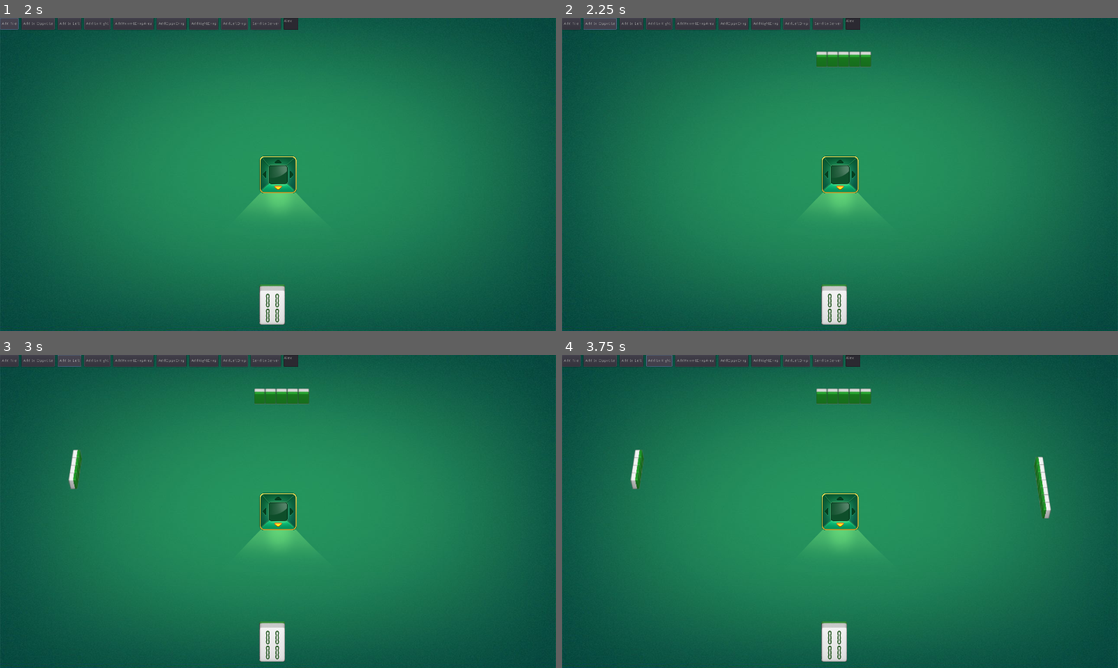
Above: before the commit, frames 1-4 (two rows, left to right).
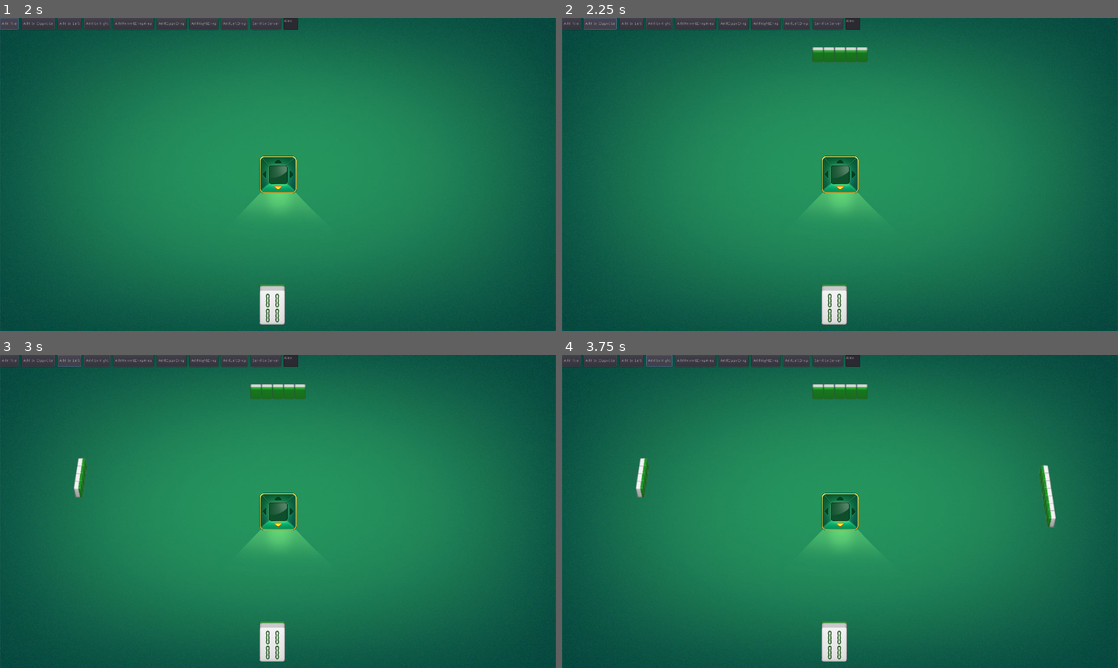
Above: after the commit, the same moments.

Repository: c-my/MahjongGame
Game: Godot game, scene res://Table.tscn
Same seed, same stepped clock (60 frames per second), same inputs: the game is played once before the commit and once after it. The project has no main scene, so this scene is started directly.
Inputs (mouse positions are in pixels of both pictures, inside the frame that each line leads up to):
- Up to frame 1 (2 s): click (289, 24) at 0.52 s; type "Alex" at 0.6 s; click "Add Tile" at 1.25 s
- Up to frame 2 (2.25 s): click "Add to Oppotite" at 2 s
- Up to frame 3 (3 s): click "Add to Left" at 2.75 s
- Up to frame 4 (3.75 s): click "Add to Right" at 3.5 s

Frame 1 is identical in both runs. In frame 2, 0.5% of the frame differs, in the area x 45-56%, y 9-16%; in frame 3, 0.9%; in frame 4, 1.4%, in the area x 12-89%, y 9-56%.

Commit message:
set centered to false

Diff:
--- a/Constants.gd
+++ b/Constants.gd
@@ -34,6 +34,8 @@
 	const BOTTOM_HAND_MARGIN_X = 10
 	const BOTTOM_HAND_MARGIN_Y = 20
 
+	const OPPO_HAND_MARGIN_Y = 100
+
 class Timer_Table:
 	enum DIRECTION {NONE, BOTTOM, RIGHT, OPPOSITE, LEFT}
 
--- a/LeftHand.gd
+++ b/LeftHand.gd
@@ -30,19 +30,17 @@
 	print_debug("hand loc:", self.position)
 	for i in range(tiles.size()):
 		tiles[i].position = Vector2(-i*Constants.Tile.SIDE_HAND_DIFF, i*Constants.Tile.SIDE_HAND_WIDTH)
-		pass
-	pass
 
 func get_tile_instance():
 	var tile = Sprite.new()
 	tile.texture = texture
+	tile.centered = false
 	return tile
 
 # Called when the node enters the scene tree for the first time.
 func _ready():
 	texture = ImageTexture.new()
 	texture.load("res://Asset/Tile/LeftHand.png")
-	pass # Replace with function body.
 
 
 # Called every frame. 'delta' is the elapsed time since the previous frame.
--- a/OppositeHand.gd
+++ b/OppositeHand.gd
@@ -30,19 +30,20 @@
 	print_debug("hand loc:", self.position)
 	for i in range(tiles.size()):
 		tiles[i].position = Vector2(i*Constants.Tile.OPPOSITE_HAND_WIDTH, 0)
-		pass
-	pass
+	var x = (Constants.Screen.WIDTH - get_children().size()*Constants.Tile.OPPOSITE_HAND_WIDTH)/2.0
+	var y = Constants.Table.OPPO_HAND_MARGIN_Y
+	self.position = Vector2(x, y)
 
 func get_tile_instance():
 	var tile = Sprite.new()
 	tile.texture = texture
+	tile.centered = false
 	return tile
 
 # Called when the node enters the scene tree for the first time.
 func _ready():
 	texture = ImageTexture.new()
 	texture.load("res://Asset/Tile/OppositeHand.png")
-	pass # Replace with function body.
 
 
 # Called every frame. 'delta' is the elapsed time since the previous frame.
--- a/RightHand.gd
+++ b/RightHand.gd
@@ -30,19 +30,17 @@
 	print_debug("hand loc:", self.position)
 	for i in range(tiles.size()):
 		tiles[i].position = Vector2(i*Constants.Tile.SIDE_HAND_DIFF, i*Constants.Tile.SIDE_HAND_WIDTH)
-		pass
-	pass
 
 func get_tile_instance():
 	var tile = Sprite.new()
 	tile.texture = texture
+	tile.centered = false
 	return tile
 
 # Called when the node enters the scene tree for the first time.
 func _ready():
 	texture = ImageTexture.new()
 	texture.load("res://Asset/Tile/RightHand.png")
-	pass # Replace with function body.
 
 
 # Called every frame. 'delta' is the elapsed time since the previous frame.
